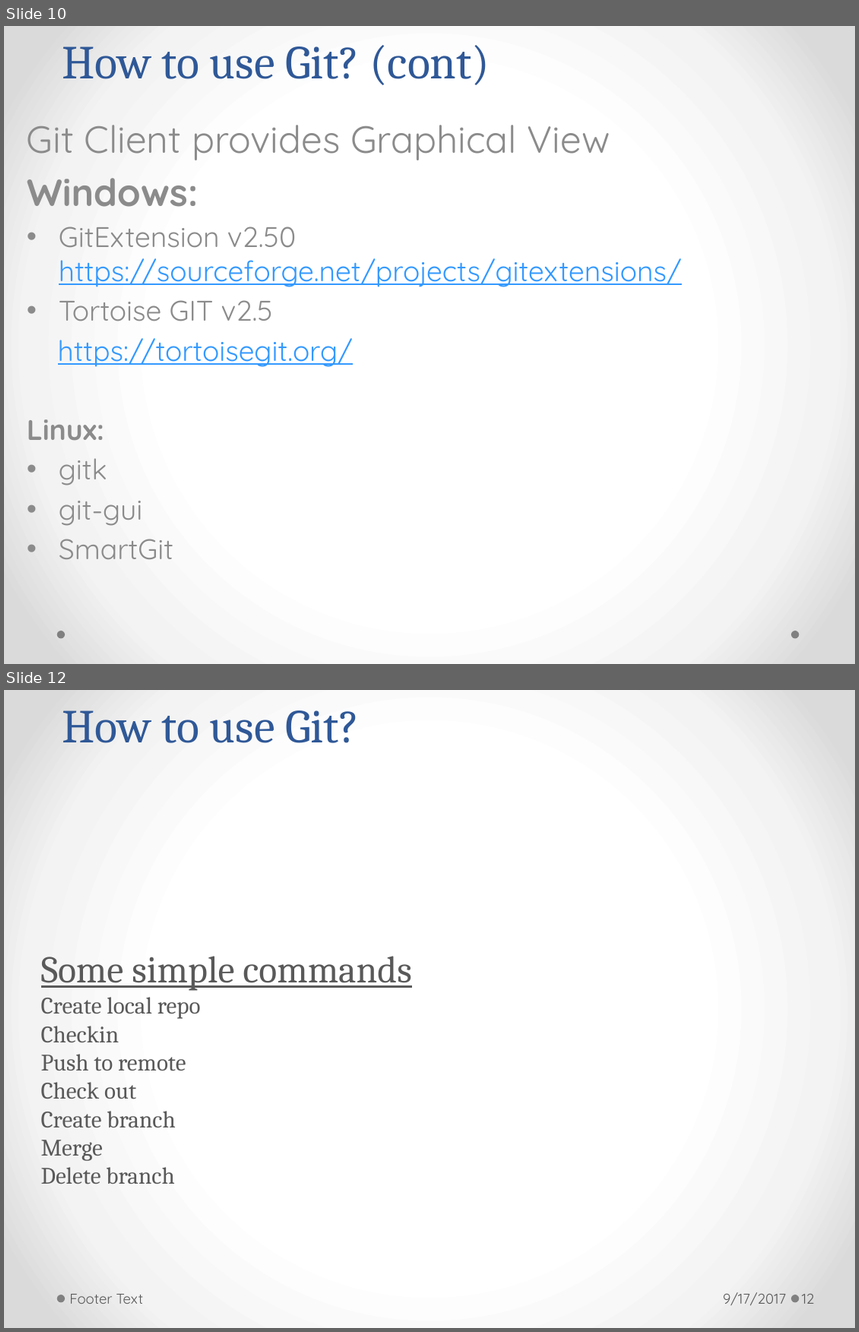
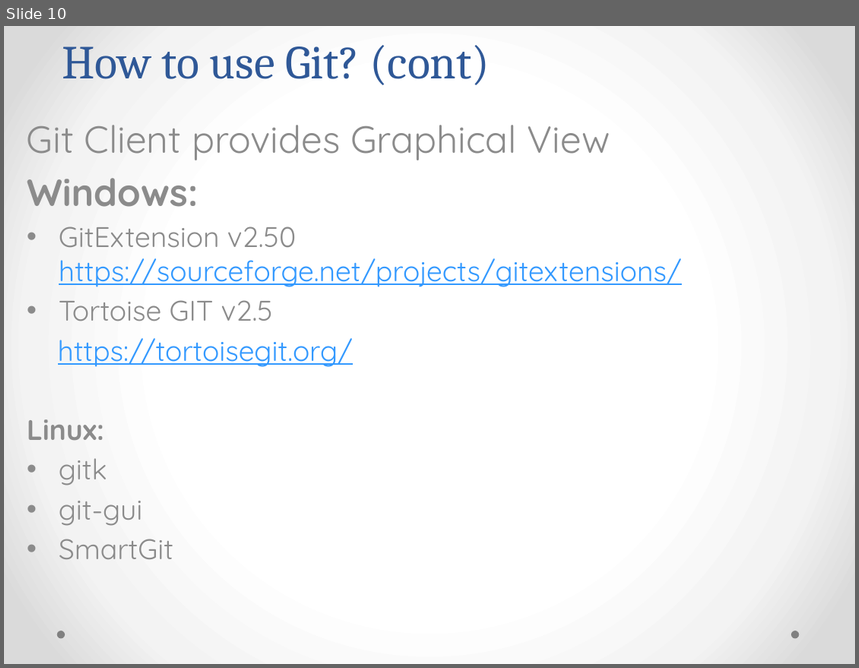
Before and after one commit to h-t-tran/brown, a slide deck: git/git.pptx. Shown one above the other, each under a label of ours: slides 10 and 12 before the commit, slide 10 after it; the slides between them are not shown. The pictures are 859x1332 and 859x668 pixels, drawn with LibreOffice and Linux fonts; fonts in the diff are those of the drawing. Boxes give left, top, right and bottom in pixels: in the first picture for what was removed or moved away, otherwise in the second. Text is boxed around its words. In the diff, an @@ line names an element or a change of style, - is before the commit and + after.

```diff
--- a/git/git.pptx
+++ b/git/git.pptx
@@ slide 12 removed at (4,690,855,1328), background gradient #FFFFFF to #F4F4F4 to #DADADA; not listed: 2 template elements that a slide beside it also shows @@
@@ title removed at (63,711,359,743) @@
-How to use Git?
@@ text removed at (41,956,411,1185) @@
-Some simple commands
-Create local repo
-Checkin
-Push to remote
-Check out
-Create branch
-Merge
-Delete branch
@@ text removed at (69,1294,144,1304) @@
-Footer Text
@@ text removed at (723,1293,786,1306) @@
-9/17/2017
@@ page number removed at (802,1294,815,1304) @@
-12
```
Also in this commit, not shown: 12 slides changed, 3 other slides removed, 1 other file.
